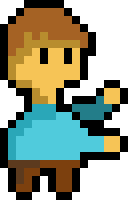
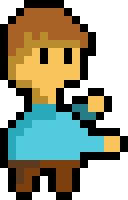
Two versions of the same layered image (128px x 200px). Layer-by-layer changes:
painted on "Layer 1" over [88, 80, 128, 128]
added layer "Layer 3" above "Background" over [88, 88, 112, 120]
